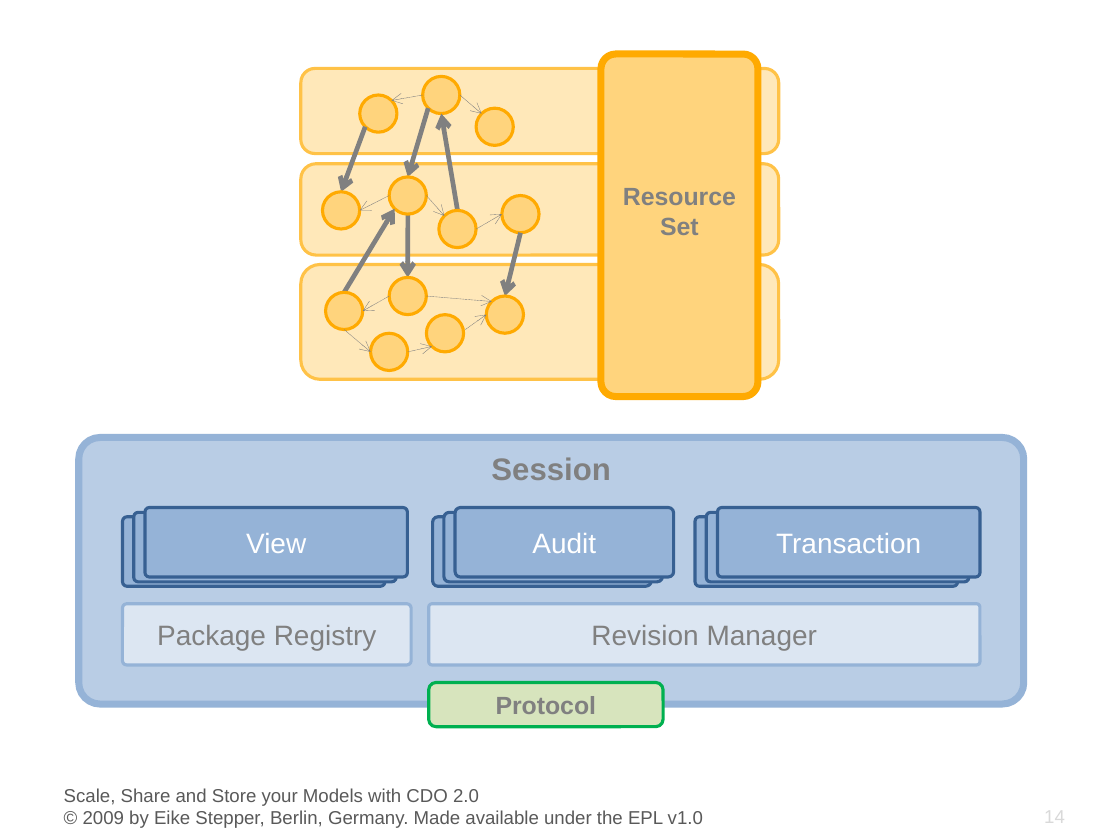
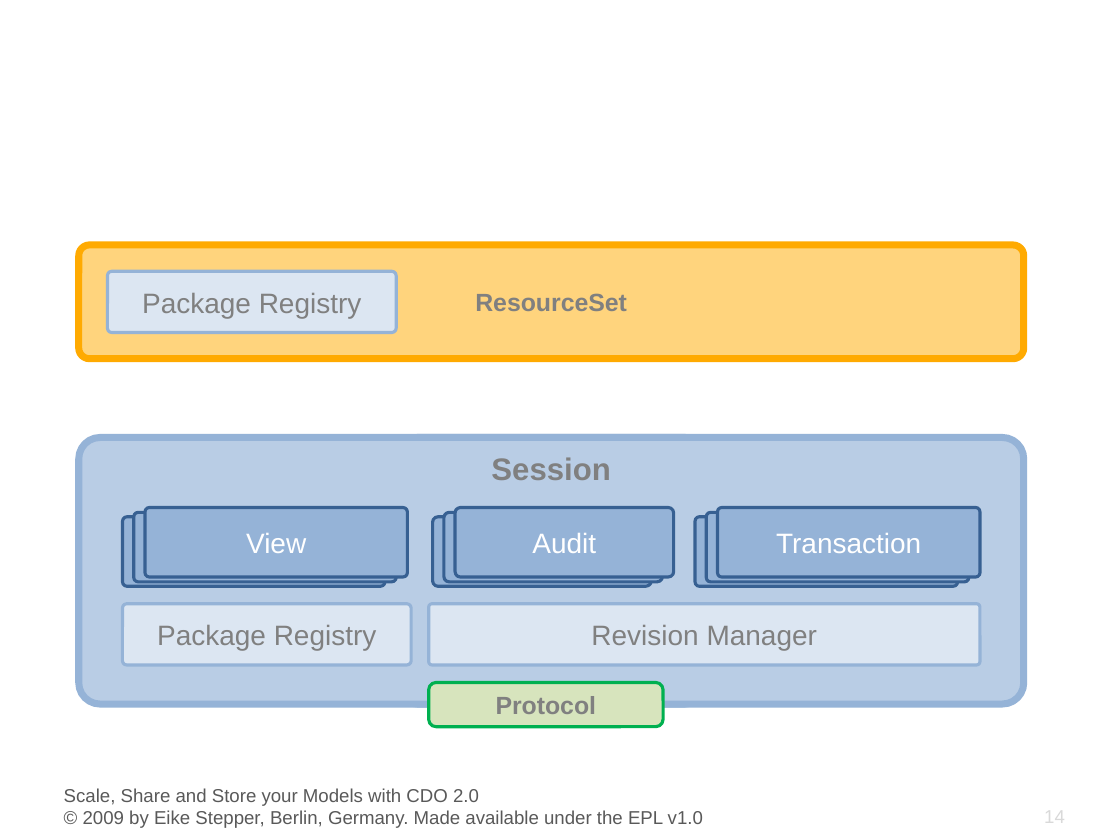
Before and after one commit to eclipse-cdo/cdo.www, a slide deck: slide 14 of documentation/presentations/EclipseCon_2009/CDO_EclipseCon_2009.pptx. Drawn at 1120x840 pixels with LibreOffice and Linux fonts; fonts in the diff are those of the drawing; background and template pictures are left out. Boxes give left, top, right and bottom in pixels: in the first picture for what was removed or moved away, otherwise in the second. Text is boxed around its words. In the diff, an @@ line names an element or a change of style, - is before the commit and + after.

```diff
--- a/documentation/presentations/EclipseCon_2009/CDO_EclipseCon_2009.pptx
+++ b/documentation/presentations/EclipseCon_2009/CDO_EclipseCon_2009.pptx
@@ group removed at (301,68,780,380): 16 arrows, 12 ellipses, 3 rounded rectangles @@
@@ rounded rectangle "ResourceSet": place and size @@
-rounded rectangle "ResourceSet" at (601,54,758,396)
+rounded rectangle "ResourceSet" at (78,245,1024,360)
@@ rounded rectangle added at (108,271,396,333), fill #DCE6F2, outline #95B3D7 2 pt, 18 pt, text #808080 @@
+Package Registry
```
Also in this commit, not shown: 2 slides added.
